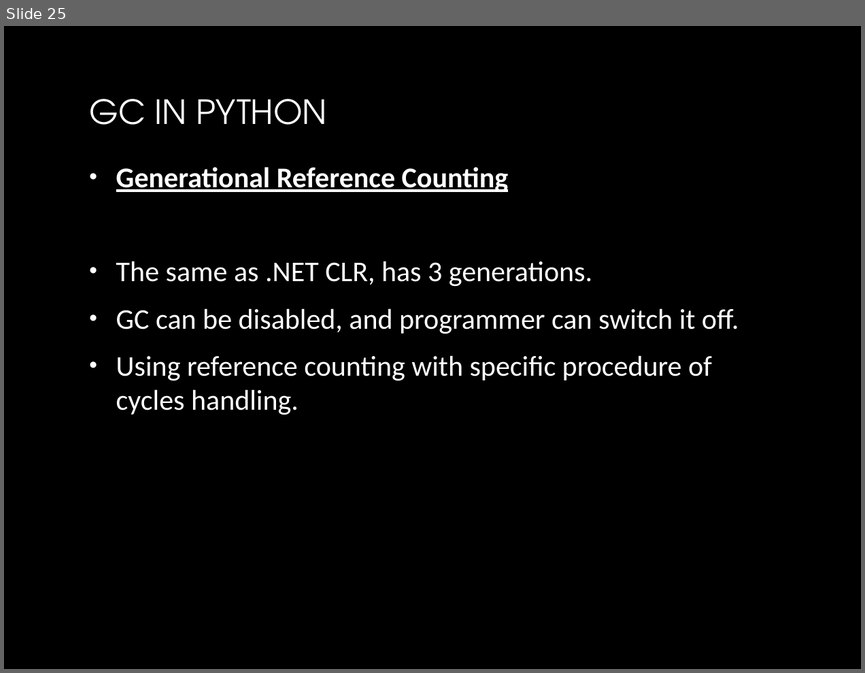
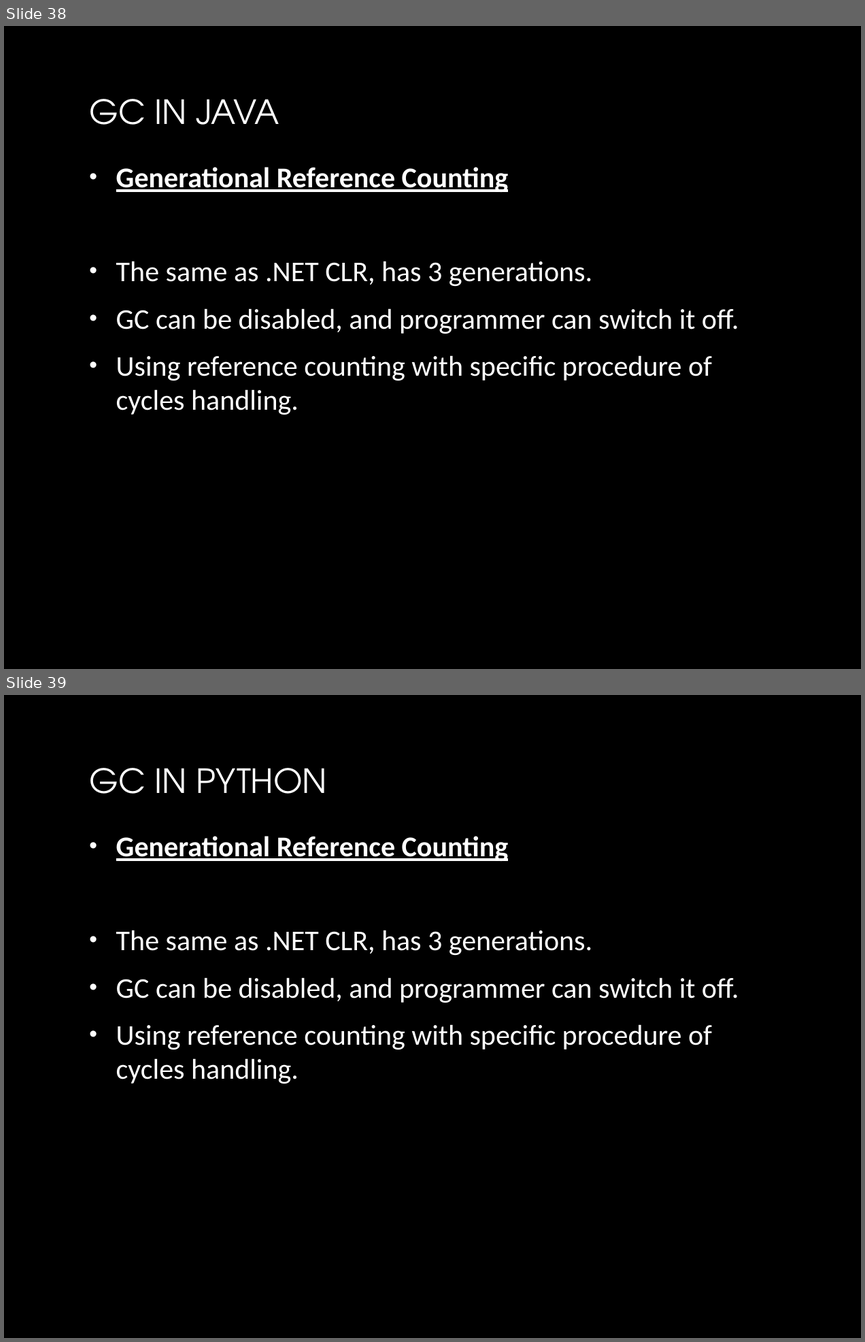
Before and after one commit to yuriyshapovalov/slides, a slide deck: ppt/Garbage collection in dotnet.pptx. Shown one above the other, each under a label of ours: slide 25 before the commit, slides 38 and 39 after it. The pictures are 865x673 and 865x1342 pixels, drawn with LibreOffice and Linux fonts; fonts in the diff are those of the drawing; background and template pictures are left out. Boxes give left, top, right and bottom in pixels: in the first picture for what was removed or moved away, otherwise in the second. Text is boxed around its words. In the diff, an @@ line names an element or a change of style, - is before the commit and + after.

```diff
--- a/ppt/Garbage collection in dotnet.pptx
+++ b/ppt/Garbage collection in dotnet.pptx
@@ slide 38 added at bbox=[4, 26, 861, 669], background picture (left out) @@
@@ title added at bbox=[89, 99, 279, 125], 28 pt, text gradient #FFFFFF to #BFBFBF @@
+GC IN JAVA
@@ text added at bbox=[116, 167, 738, 415], 24 pt, text gradient #FFFFFF to #BFBFBF @@
+• Generational Reference Counting
+• The same as .NET CLR, has 3 generations.
+• GC can be disabled, and programmer can switch it off.
+• Using reference counting with specific procedure of cycles handling.
@@ what was slide 25 is now slide 39 @@
```
Also in this commit, not shown: 2 slides changed, 18 other slides added, 3 slides removed, 1 other file.
